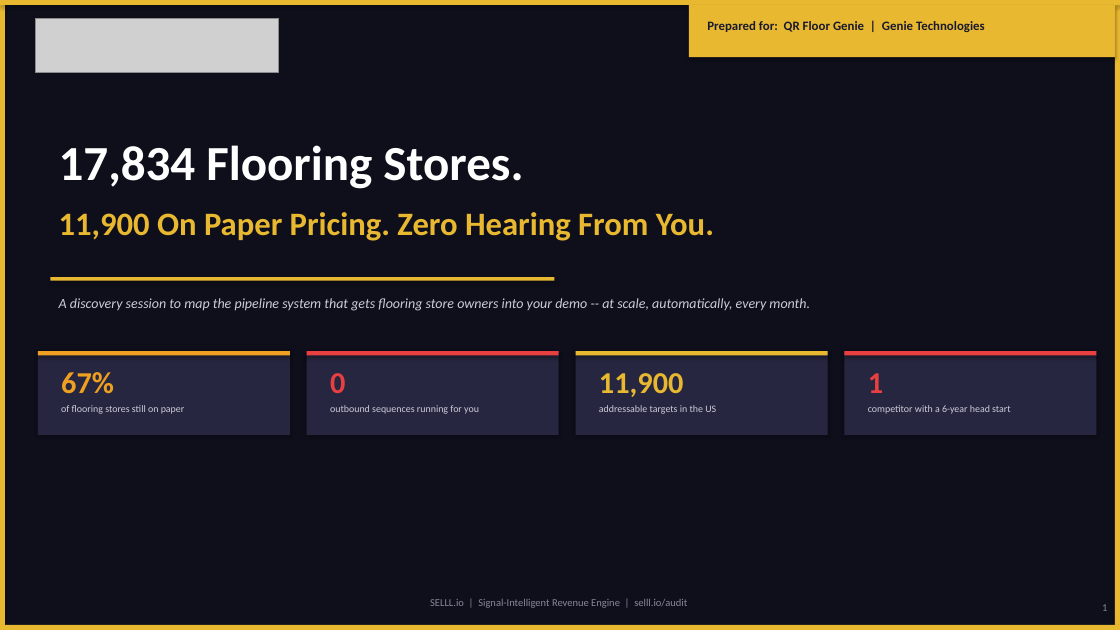
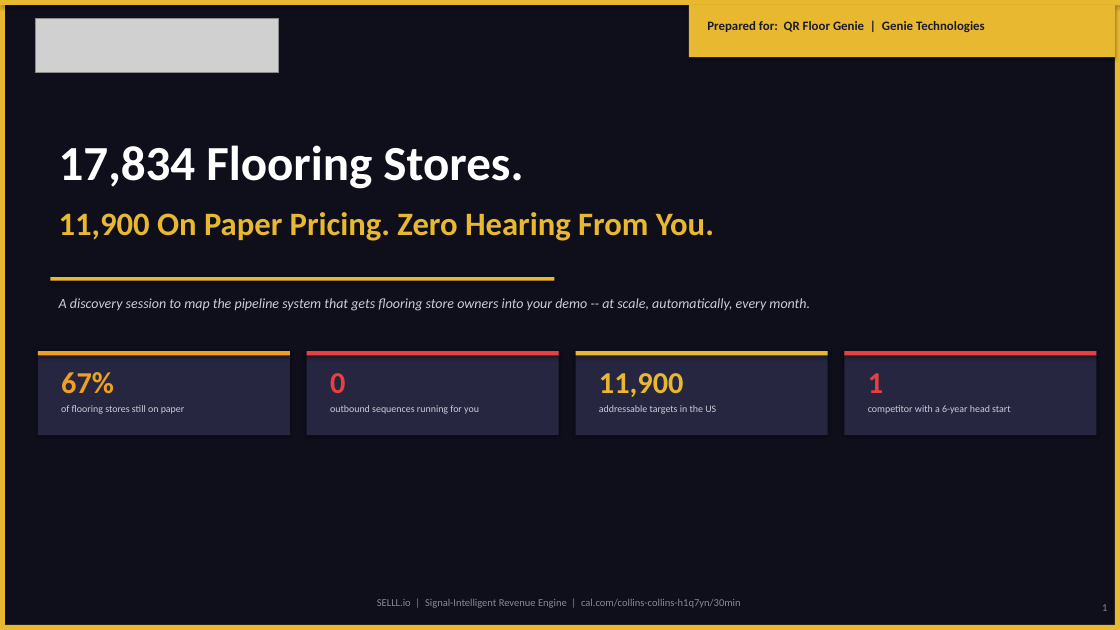
Before and after one commit to ogikicollins/Extruct-GTM-SKILLS, a slide deck: slide 1 of SELLL-Engine/QRFloorGenie-Disco-Deck.pptx. Drawn at 1120x630 pixels with LibreOffice and Linux fonts; fonts in the diff are those of the drawing; grey boxes stand for pictures. Boxes give left, top, right and bottom in pixels: in the first picture for what was removed or moved away, otherwise in the second. Text is boxed around its words. In the diff, an @@ line names an element or a change of style, - is before the commit and + after.

```diff
--- a/SELLL-Engine/QRFloorGenie-Disco-Deck.pptx
+++ b/SELLL-Engine/QRFloorGenie-Disco-Deck.pptx
@@ text at (x1=377, y1=599, x2=741, y2=608): text changed @@
-SELLL.io | Signal-Intelligent Revenue Engine | selll.io/audit
+SELLL.io | Signal-Intelligent Revenue Engine | cal.com/collins-collins-h1q7yn/30min
```
Also in this commit, not shown: 1 other slide changed, 4 other files.
